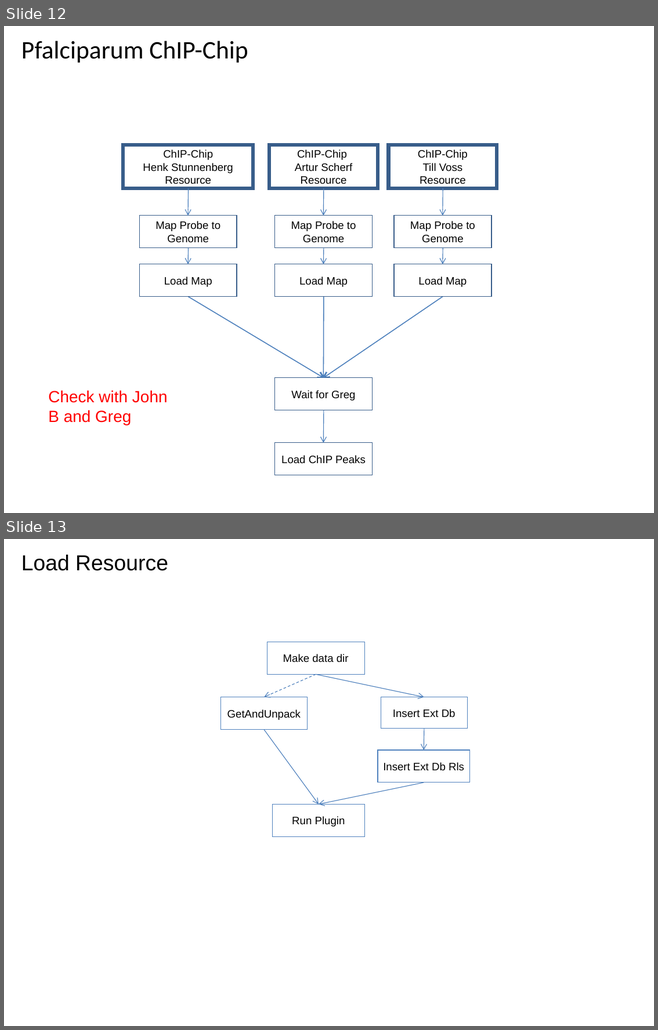
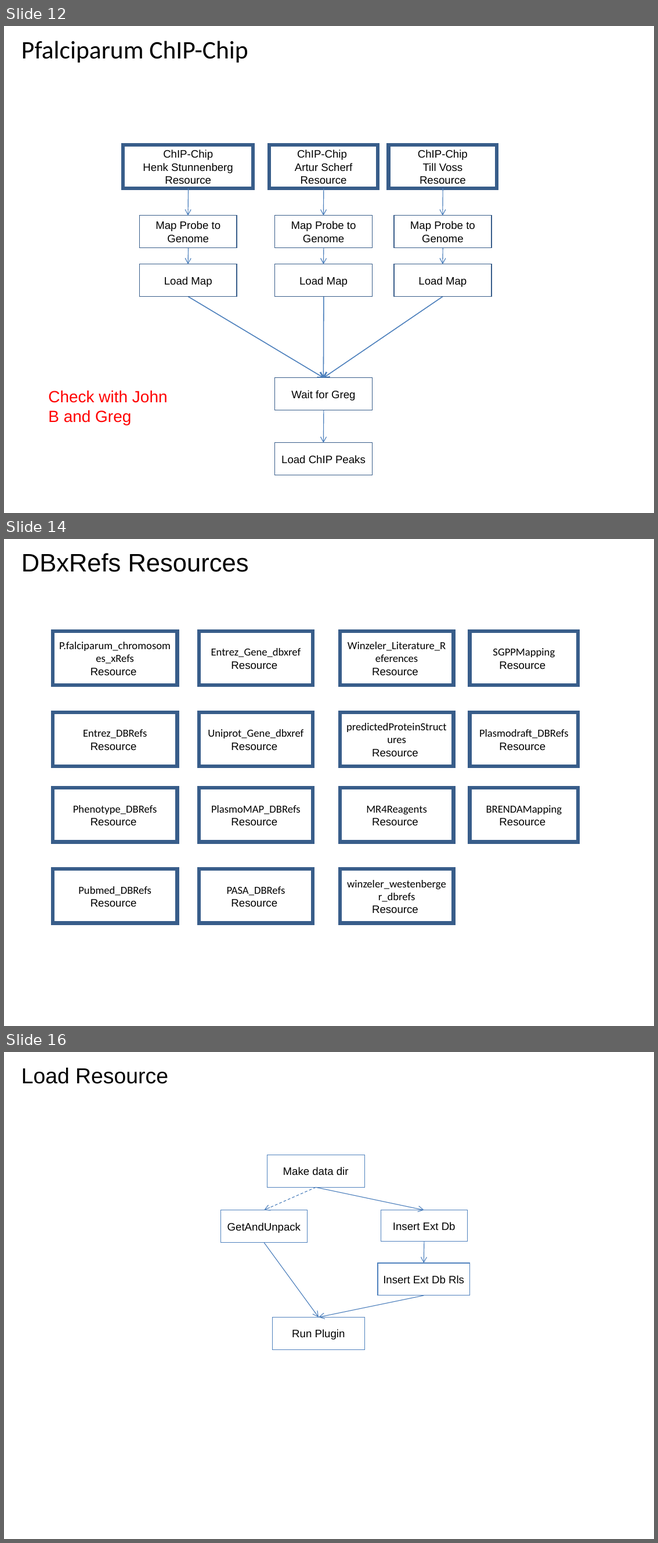
Before and after one commit to VEuPathDB/ApiCommonWorkflow, a slide deck: Main/doc/IntegratedWorkflow.ppt. Shown one above the other, each under a label of ours: slides 12 and 13 before the commit, slides 12, 14 and 16 after it; the slides between them are not shown. The pictures are 658x1030 and 658x1543 pixels, drawn with LibreOffice and Linux fonts; fonts in the diff are those of the drawing. Boxes give left, top, right and bottom in pixels: in the first picture for what was removed or moved away, otherwise in the second. Text is boxed around its words. In the diff, an @@ line names an element or a change of style, - is before the commit and + after.

Commit message:
add misc, dbxref and microarray subgraphs

```diff
--- a/Main/doc/IntegratedWorkflow.ppt
+++ b/Main/doc/IntegratedWorkflow.ppt
@@ slide 14 added at (x1=4, y1=539, x2=654, y2=1026), background #FFFFFF @@
@@ title added at (x1=21, y1=553, x2=249, y2=572), 28 pt, text #000000 @@
+DBxRefs Resources
@@ rectangle added at (x1=53, y1=631, x2=177, y2=685), outline #385D8A 4 pt, 12 pt, text #000000 @@
+P.falciparum_chromosomes_xRefs
+Resource
@@ rectangle added at (x1=199, y1=631, x2=313, y2=685), outline #385D8A 4 pt, 12 pt, text #000000 @@
+Entrez_Gene_dbxref
+Resource
@@ rectangle added at (x1=340, y1=631, x2=453, y2=685), outline #385D8A 4 pt, 12 pt, text #000000 @@
+Winzeler_Literature_References
+Resource
@@ rectangle added at (x1=470, y1=631, x2=578, y2=685), outline #385D8A 4 pt, 12 pt, text #000000 @@
+SGPPMapping
+Resource
@@ rectangle added at (x1=53, y1=712, x2=177, y2=766), outline #385D8A 4 pt, 12 pt, text #000000 @@
+Entrez_DBRefs
+Resource
@@ rectangle added at (x1=199, y1=712, x2=313, y2=766), outline #385D8A 4 pt, 12 pt, text #000000 @@
+Uniprot_Gene_dbxref
+Resource
@@ rectangle added at (x1=340, y1=712, x2=453, y2=766), outline #385D8A 4 pt, 12 pt, text #000000 @@
+predictedProteinStructures
+Resource
@@ rectangle added at (x1=470, y1=712, x2=578, y2=766), outline #385D8A 4 pt, 12 pt, text #000000 @@
+Plasmodraft_DBRefs
+Resource
@@ rectangle added at (x1=53, y1=788, x2=177, y2=842), outline #385D8A 4 pt, 12 pt, text #000000 @@
+Phenotype_DBRefs
+Resource
@@ rectangle added at (x1=199, y1=788, x2=313, y2=842), outline #385D8A 4 pt, 12 pt, text #000000 @@
+PlasmoMAP_DBRefs
+Resource
@@ rectangle added at (x1=340, y1=788, x2=453, y2=842), outline #385D8A 4 pt, 12 pt, text #000000 @@
+MR4Reagents
+Resource
@@ rectangle added at (x1=470, y1=788, x2=578, y2=842), outline #385D8A 4 pt, 12 pt, text #000000 @@
+BRENDAMapping
+Resource
@@ rectangle added at (x1=53, y1=869, x2=177, y2=923), outline #385D8A 4 pt, 12 pt, text #000000 @@
+Pubmed_DBRefs
+Resource
@@ rectangle added at (x1=199, y1=869, x2=313, y2=923), outline #385D8A 4 pt, 12 pt, text #000000 @@
+PASA_DBRefs
+Resource
@@ rectangle added at (x1=340, y1=869, x2=453, y2=923), outline #385D8A 4 pt, 12 pt, text #000000 @@
+winzeler_westenberger_dbrefs
+Resource
@@ what was slide 13 is now slide 16 @@
```
Also in this commit, not shown: 1 slide changed, 2 other slides added.
